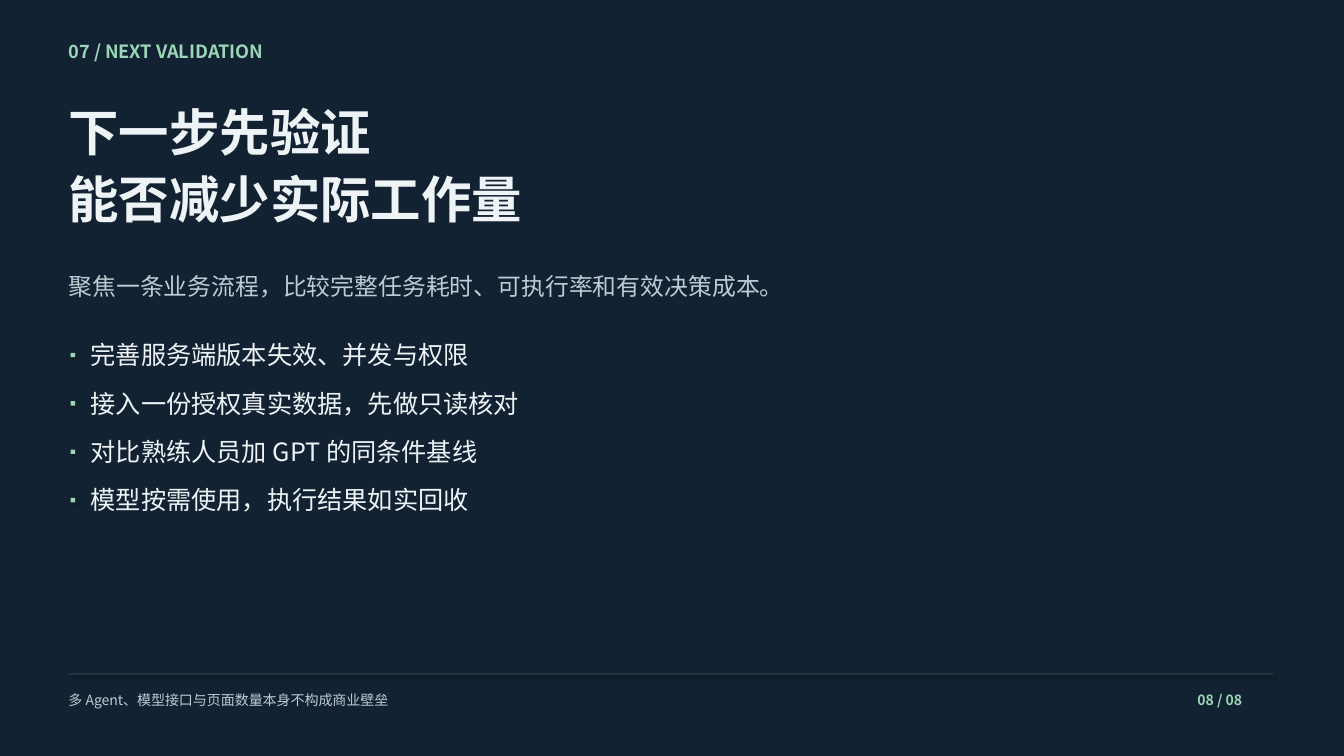
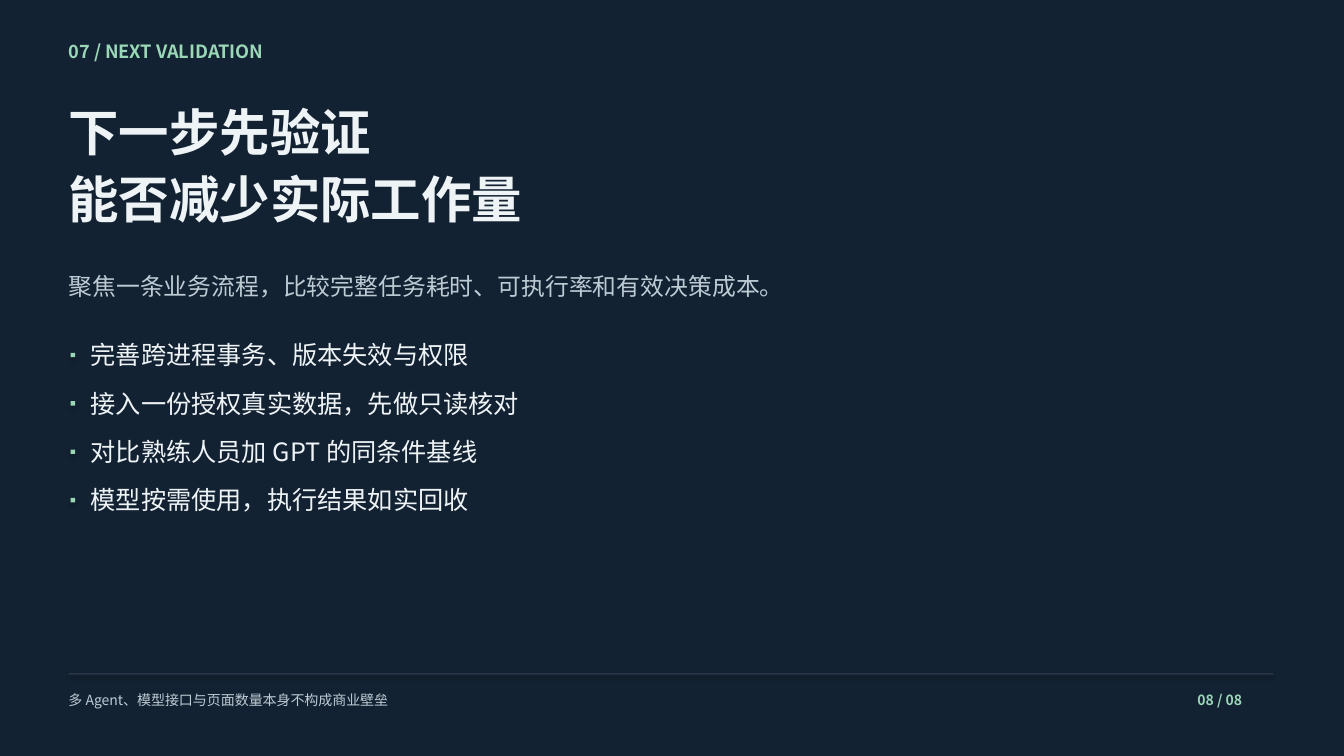
Before and after one commit to lyu054553-sketch/xihhhhh, a slide deck: slide 8 of docs/DEMO_SLIDES.pptx. Drawn at 1344x756 pixels with LibreOffice and Linux fonts; fonts in the diff are those of the drawing. Boxes give left, top, right and bottom in pixels: in the first picture for what was removed or moved away, otherwise in the second. Text is boxed around its words. In the diff, an @@ line names an element or a change of style, - is before the commit and + after.

```diff
--- a/docs/DEMO_SLIDES.pptx
+++ b/docs/DEMO_SLIDES.pptx
@@ text at (91, 342, 469, 366): text changed @@
-完善服务端版本失效、并发与权限
+完善跨进程事务、版本失效与权限
```
Also in this commit, not shown: 3 other slides changed, 8 other files.
